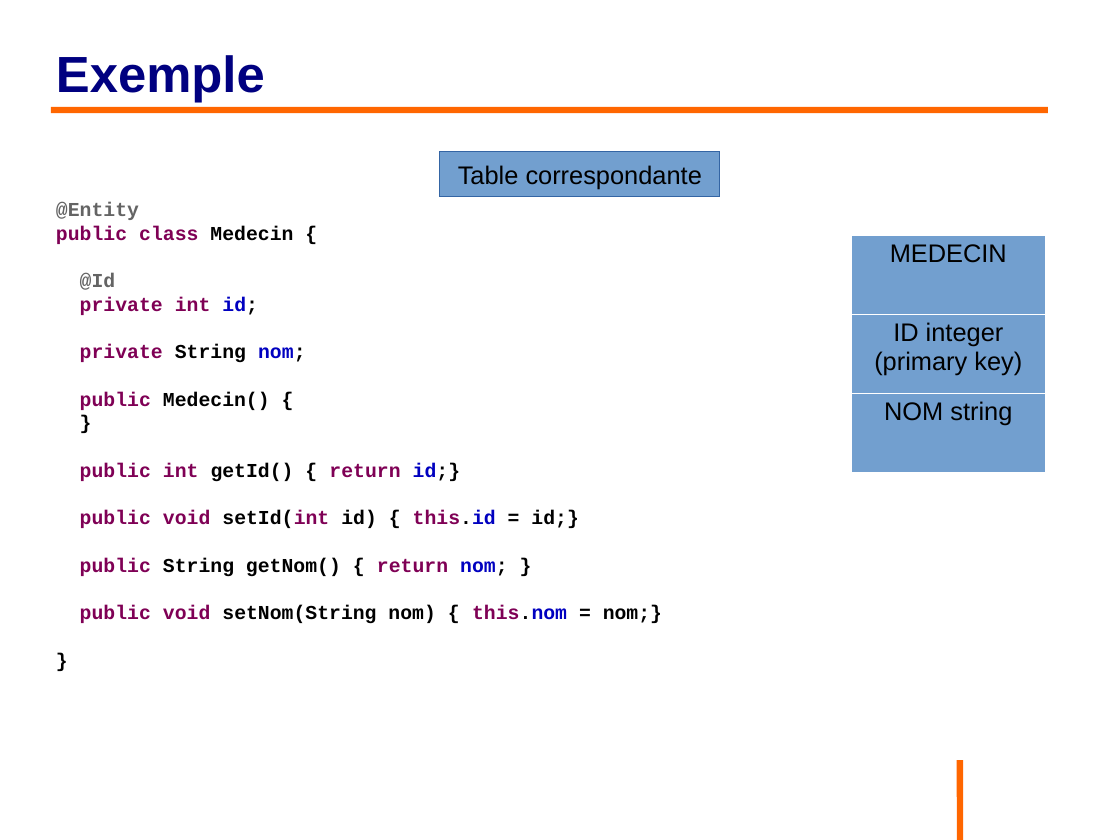
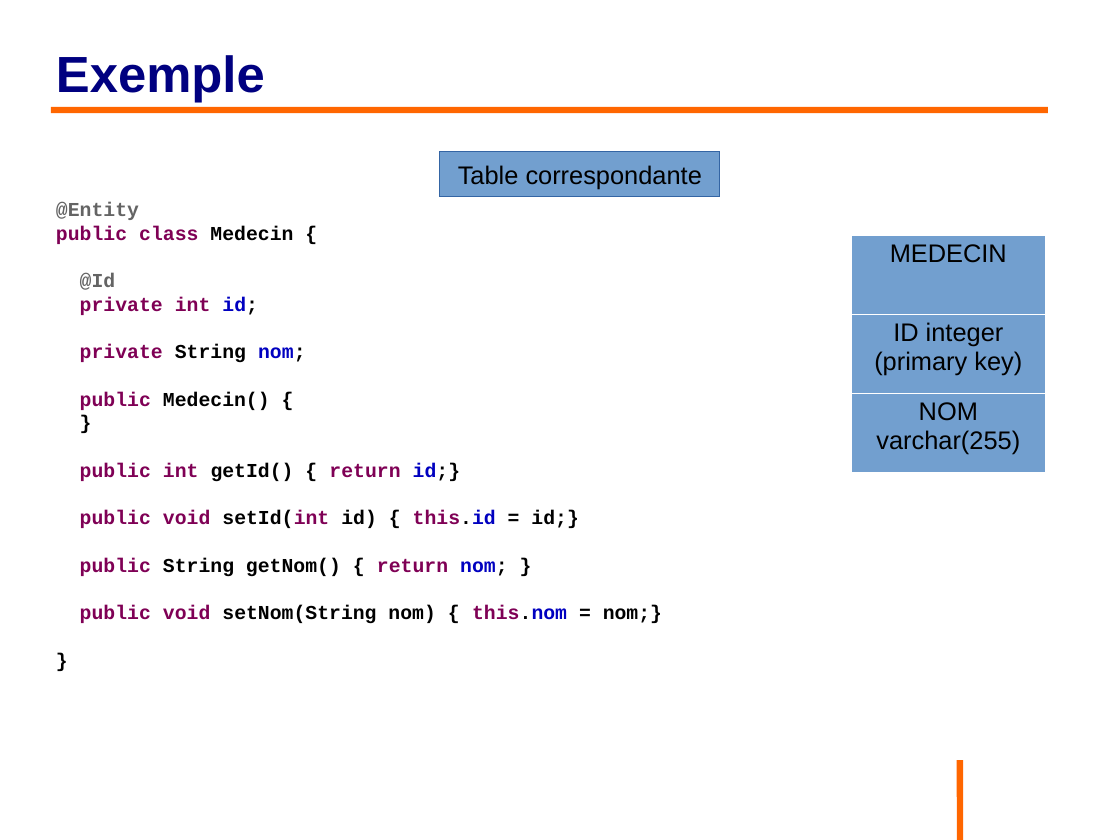
Before and after one commit to philphils/formation-hibernate-basique, a slide deck: slide 27 of Documentation/diapo_formation_hibernate.odp. Drawn at 1120x840 pixels with LibreOffice and Linux fonts; fonts in the diff are those of the drawing; background and template pictures are left out. Boxes give left, top, right and bottom in pixels: in the first picture for what was removed or moved away, otherwise in the second. Text is boxed around its words. In the diff, an @@ line names an element or a change of style, - is before the commit and + after.

```diff
--- a/Documentation/diapo_formation_hibernate.odp
+++ b/Documentation/diapo_formation_hibernate.odp
@@ table at box(852, 235, 1046, 472) @@
-row 3, column 1: NOM string
+row 3, column 1: NOM varchar(255)
```
Also in this commit, not shown: 1 other slide changed.
